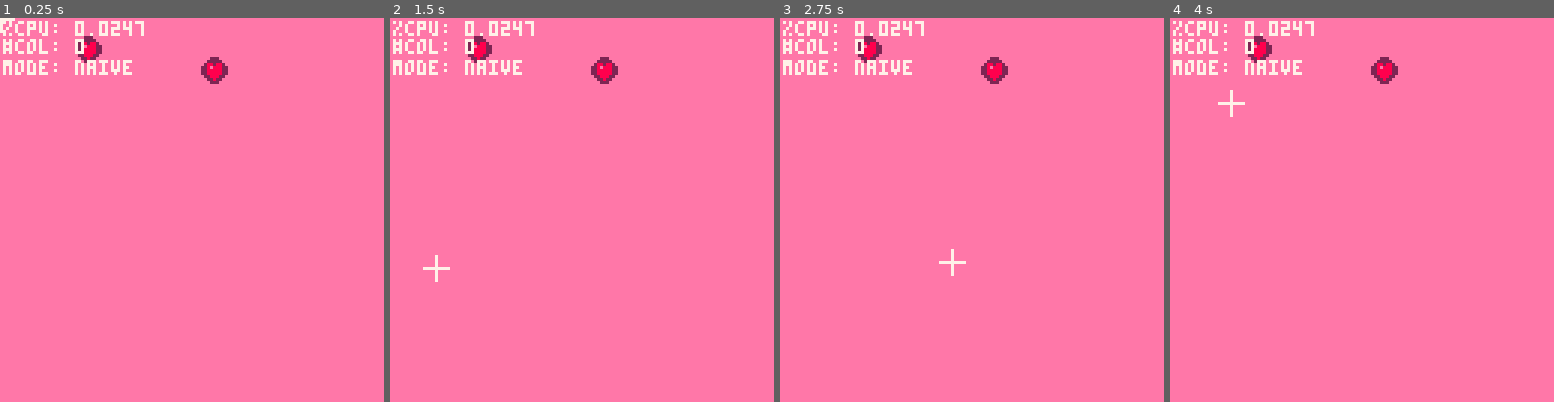
Above: before the commit, frames 1-4 (left to right).
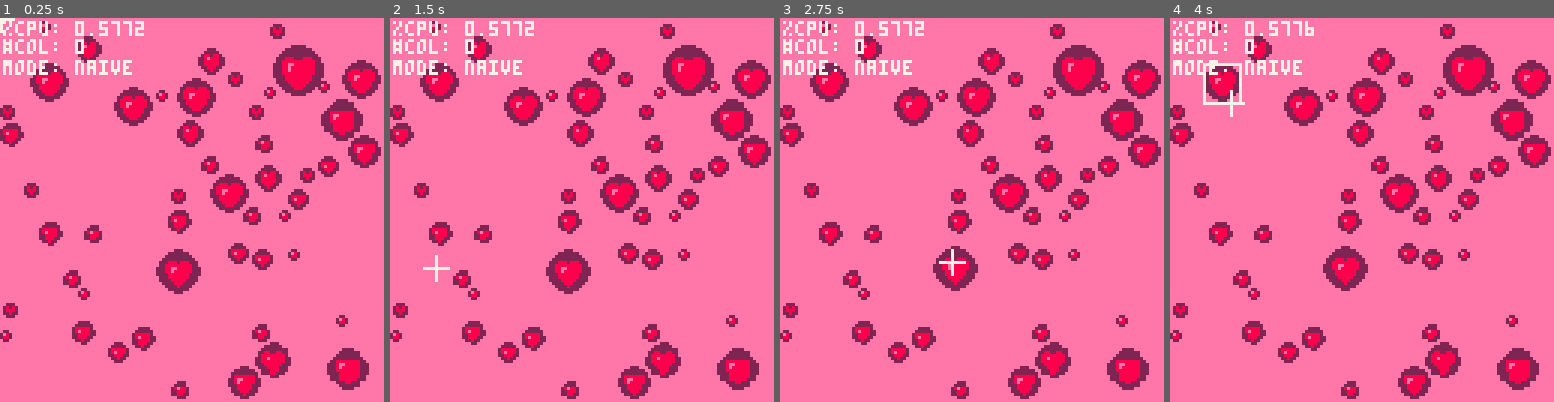
Above: after the commit, the same moments.

Repository: LIONisaQT/PICO-8
Game: PICO-8 cartridge p5-base.p8
The game is run twice, just before and just after one commit, with the same random seed, the same clock (stepped at 60 frames per second) and the same inputs.
Inputs (mouse positions are in pixels of both pictures, inside the frame that each line leads up to):
- Up to frame 1 (0.25 s): no input
- Up to frame 2 (1.5 s): click (670, 121) at 0.67 s; tap O (Z key) at 0.7 s; click (436, 267) at 1.22 s
- Up to frame 3 (2.75 s): tap O (Z key) at 1.7, 2.1, 2.5 s; click (887, 114) at 1.77 s; click (952, 259) at 2.32 s
- Up to frame 4 (4 s): click (1404, 106) at 2.87 s; tap O (Z key) at 2.9, 3.3, 3.7 s; click (1465, 256) at 3.42 s; click (1231, 102) at 3.97 s

The runs differ from the first frame. In frame 1, 16% of the frame differs, in the area x 0-100%, y 0-100%; in frame 2, 16%; in frame 3, 16%; in frame 4, 16%.

Commit message:
Super buggy p5 wtf bruh

Diff:
--- a/p5-base.p8
+++ b/p5-base.p8
@@ -2,39 +2,6 @@
 version 8
 __lua__
 
-cell_size = 16
-hash = {}
-
-function pixel_to_cell(x,y)
-	return {x/cell_size+1,y/cell_size+1}
-end
-
-function circle_to_cells(c)
-	list = {}
-	-- add top l
-	add(list,pixel_to_cell(c.x-c.r,c.y-c.r))
-
-	-- add bot r if not in same cell as top l
-	if not(pixel_to_cell(c.x-c.r,c.y-c.r) == pixel_to_cell(c.x+c.r,c.y+c.r)) then
-		add(list,pixel_to_cell(c.x+c.r,c.y+c.r))
-	end
-
-	-- add top r if not in same cell as top l
-	if not(pixel_to_cell(c.x-c.r,c.y-c.r) == pixel_to_cell(c.x+c.r,c.y-c.r)) then
-		add(list,pixel_to_cell(c.x+c.r,c.y-c.r))
-	end
-
-	-- add bot l if not in same cell as top l
-	if not(pixel_to_cell(c.x-c.r,c.y-c.r) == pixel_to_cell(c.x-c.r,c.y+c.r)) then
-		add(list,pixel_to_cell(c.x-c.r,c.y+c.r))
-	end
-
-	return list
-end
-
-function hash_index(i,j)
-	return 127*j+i
-end
 
 function on_hearts_collide(a,b)
 	if rnd(1) < 0.5 then
@@ -74,8 +41,34 @@
 end
 
 hash_mode = false
+cell_size = 16
+
+function pixel_to_cell(x,y)
+	return {flr(x/cell_size),flr(y/cell_size)}
+end
+
+function circle_to_cells(c)
+	list = {}
+
+	t_l=pixel_to_cell(c.x-c.r,c.y-c.r)
+	b_r=pixel_to_cell(c.x+c.r,c.y+c.r)
+	t_r=pixel_to_cell(c.x+c.r,c.y-c.r)
+	b_l=pixel_to_cell(c.x-c.r,c.y+c.r)
+
+	add(list,t_l)
+	add(list,b_r)
+	add(list,t_r)
+	add(list,b_l)
+
+	return list
+end
+
+function hash_index(i,j)
+	return flr(127*j+i)
+end
 
 function build_hash(circles)
+	hash = {}
 	-- for every heart h
 	for h in all(circles) do
 		-- for every cell, c, h is in
@@ -88,24 +81,28 @@
 			hash[index] = bucket
 		end
 	end
-	return nil
+	return hash
 end
 
 function sweep_hash(hash)
-	--todo: implement this
-	return {}
+	local all_buckets = {}
+	for index,bucket in pairs(hash) do
+		collide = sweep_naive(bucket)
+		add(all_buckets,collide)
+	end
+	return all_buckets
 end
 
 function query_hash(hash, query)
-	local all_results = {}
 	-- for every cell, c, query is in
 	for c in all(circle_to_cells(query)) do
 		-- compute hash_index for c
-		index = hash_index(c.i,c.j)
+		index = hash_index(c[1],c[2])
 		-- do query_naive with c's bucket and query
-		add(all_results,query_naive(hash[index],query))
-	end
-	return all_results
+		local bucket = hash[index]
+		results = query_naive(bucket,query)
+	end
+	return results
 end
 
 
@@ -133,7 +130,7 @@
 
 	hearts = {}
 
-	for i = 1,2 do
+	for i = 1,50 do
 		add(hearts,{
 			x=rnd(128),
 			y=rnd(128),
